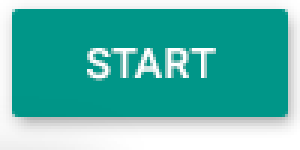
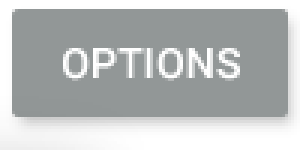
Two versions of the same layered image (300×150). Layer-by-layer changes:
renamed "START" to "OPTIONS", painted on it over box(63, 48, 240, 81)
hid "ambient shadow" (2nd of 2, in "raised btn") over box(12, 9, 288, 117)
